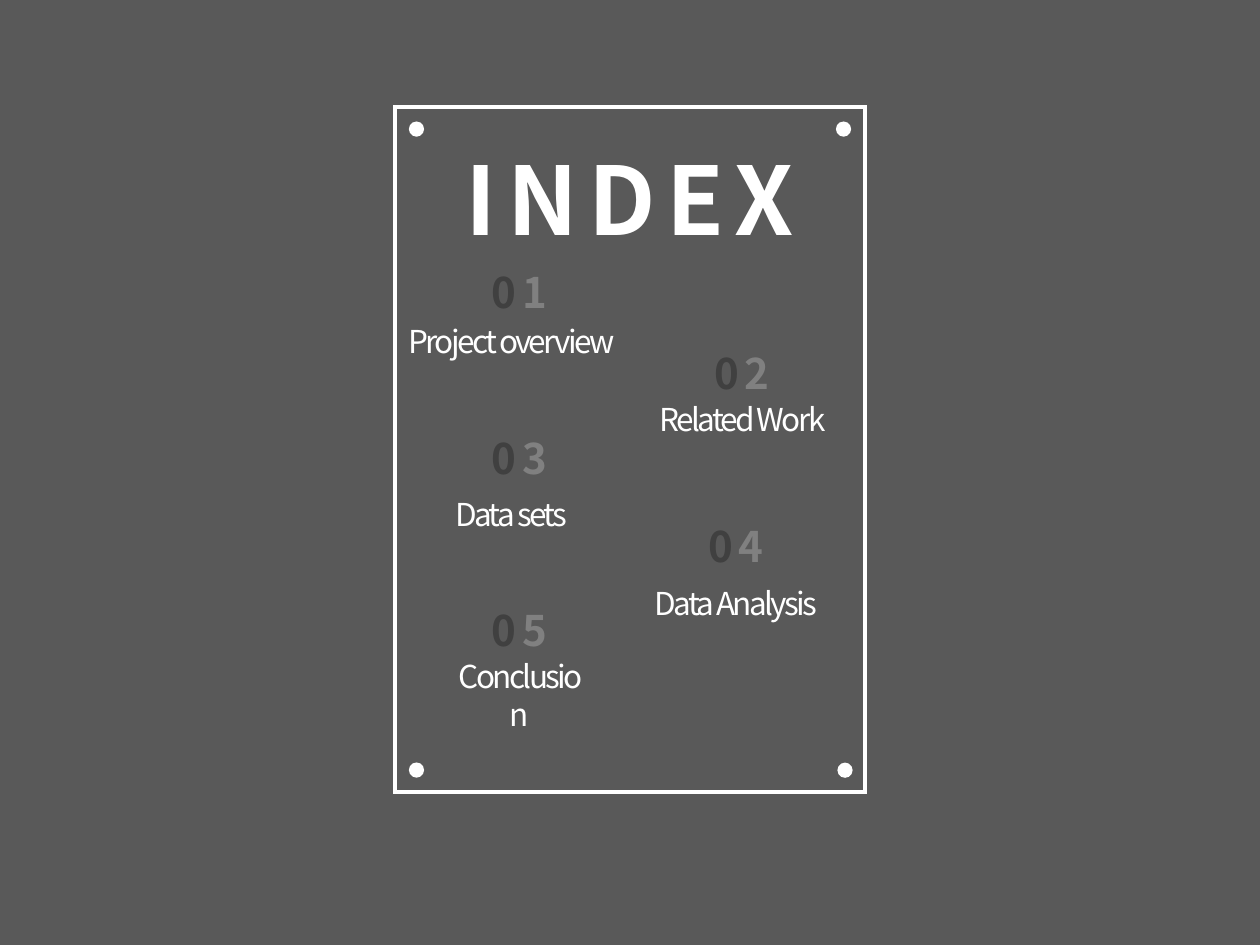
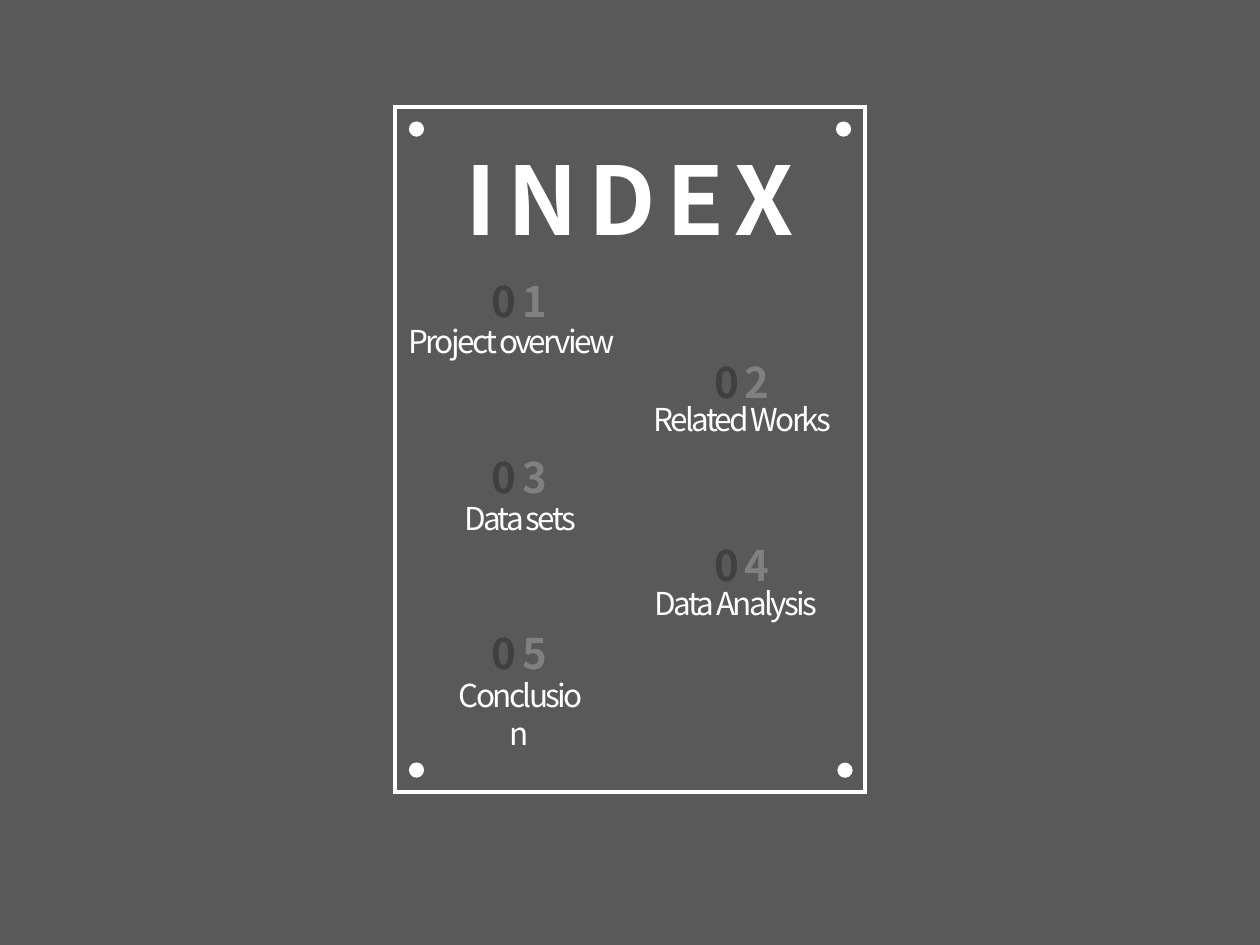
Before and after one commit to asmath472/21SRproject, a slide deck: slide 2 of R final presentation.pptx. Drawn at 1260x945 pixels with LibreOffice and Linux fonts; fonts in the diff are those of the drawing. Boxes give left, top, right and bottom in pixels: in the first picture for what was removed or moved away, otherwise in the second. Text is boxed around its words. In the diff, an @@ line names an element or a change of style, - is before the commit and + after.

Commit message:
1차 완료(conclusion 공백)

```diff
--- a/R final presentation.pptx
+++ b/R final presentation.pptx
@@ text "01": place and size @@
-text "01" at <box>492,260,547,321</box>
+text "01" at <box>492,268,547,329</box>
@@ text "02" rewrapped from <box>715,341,770,402</box> to <box>715,406,770,409</box> @@
@@ text at <box>653,406,832,432</box>: text changed @@
-Related Work
+Related Works
@@ text "03": place and size @@
-text "03" at <box>492,426,547,487</box>
+text "03" at <box>492,445,547,506</box>
@@ text "Data sets": place and size @@
-text "Data sets" at <box>455,503,567,527</box>
+text "Data sets" at <box>464,507,576,531</box>
@@ text "04" rewrapped from <box>709,513,764,574</box> to <box>715,590,770,591</box> @@
@@ text "05": place and size @@
-text "05" at <box>492,598,547,659</box>
+text "05" at <box>492,621,547,682</box>
@@ text "Conclusion": place and size @@
-text "Conclusion" at <box>441,650,598,701</box>
+text "Conclusion" at <box>441,670,598,721</box>
```
Also in this commit, not shown: 4 other slides changed, 8 slides added, 2 slides removed.
